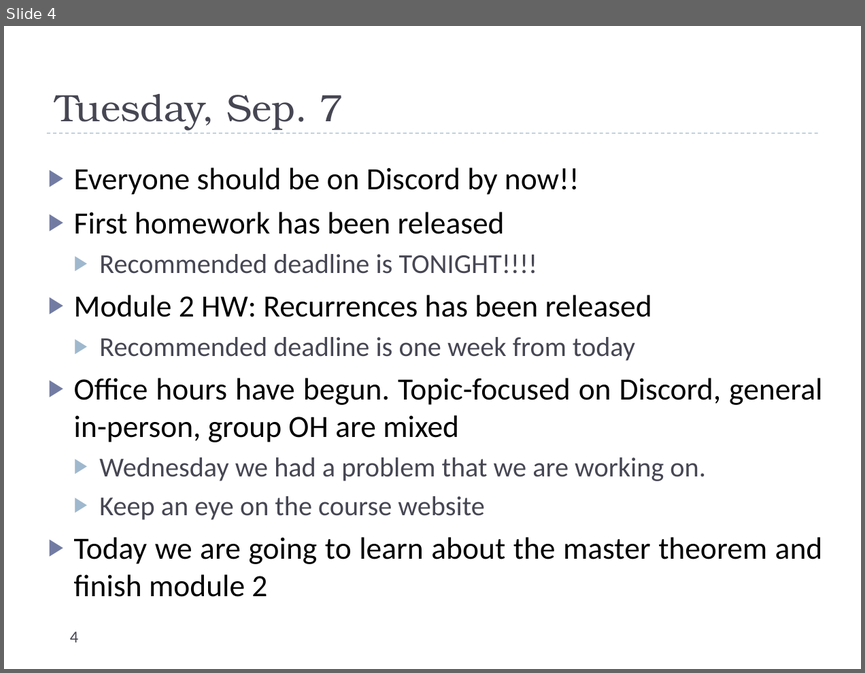
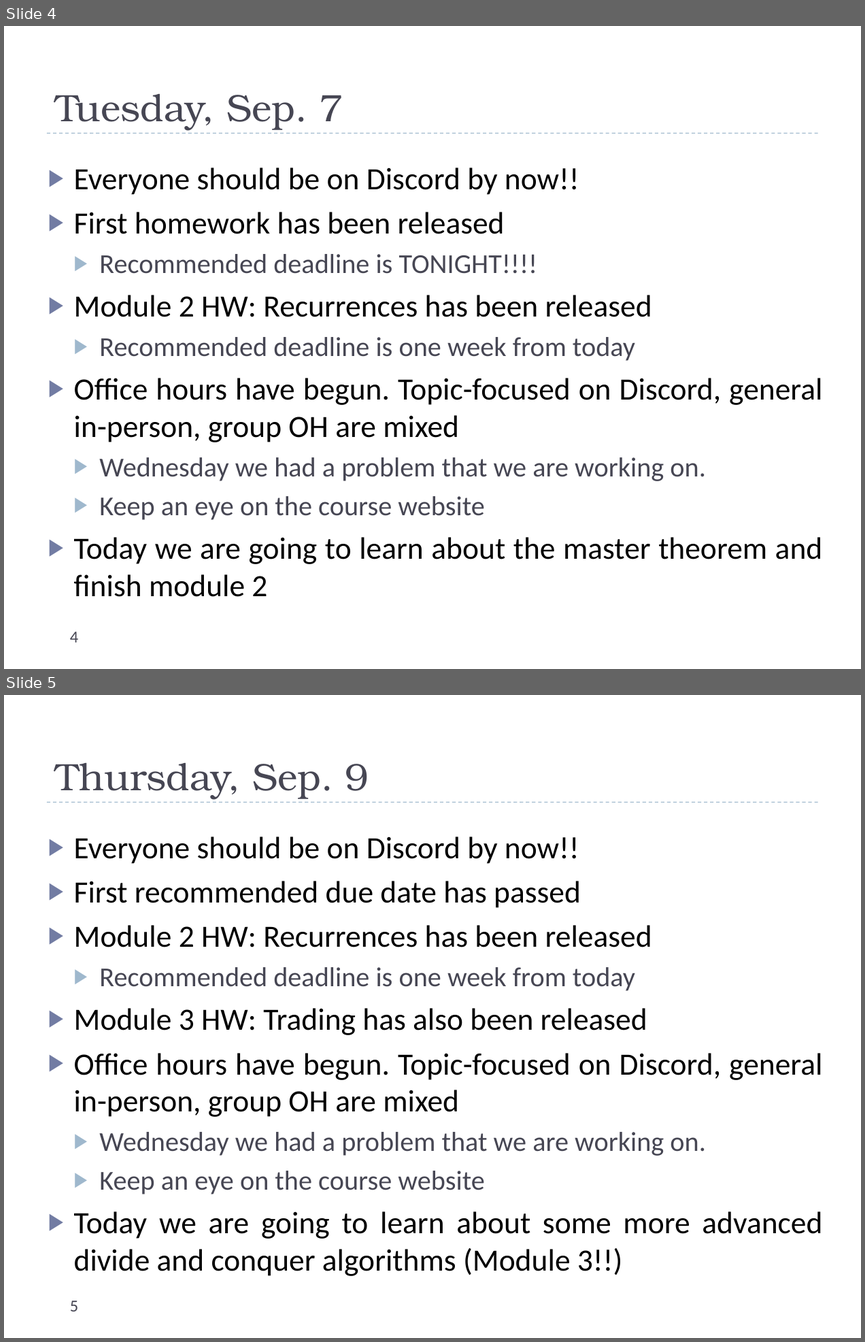
Before and after one commit to uva-cs/cs4102-f21, a slide deck: slides/dailyannouncements_mf.pptx. Shown one above the other, each under a label of ours: slide 4 before the commit, slides 4 and 5 after it. The pictures are 865x673 and 865x1342 pixels, drawn with LibreOffice and Linux fonts; fonts in the diff are those of the drawing. Boxes give left, top, right and bottom in pixels: in the first picture for what was removed or moved away, otherwise in the second. Text is boxed around its words. In the diff, an @@ line names an element or a change of style, - is before the commit and + after.

Commit message:
new slides

```diff
--- a/slides/dailyannouncements_mf.pptx
+++ b/slides/dailyannouncements_mf.pptx
@@ slide 5 added at [4, 695, 861, 1338], background #FFFFFF; not listed: 1 template element that a slide beside it also shows @@
@@ title added at [55, 763, 369, 799], 32 pt, text #464653 @@
+Thursday, Sep. 9
@@ text added at [74, 836, 822, 1276], 26 pt, text #000000 @@
+▶ Everyone should be on Discord by now!!
+▶ First recommended due date has passed
+▶ Module 2 HW: Recurrences has been released
+  ▶ Recommended deadline is one week from today
+▶ Module 3 HW: Trading has also been released
+▶ Office hours have begun. Topic-focused on Discord, general in-person, group OH are mixed
+  ▶ Wednesday we had a problem that we are working on.
+  ▶ Keep an eye on the course website
+▶ Today we are going to learn about some more advanced divide and conquer algorithms (Module 3!!)
@@ page number added at [70, 1300, 78, 1311], 14 pt, text #464653 @@
+5
```
Also in this commit, not shown: 7 other files.
